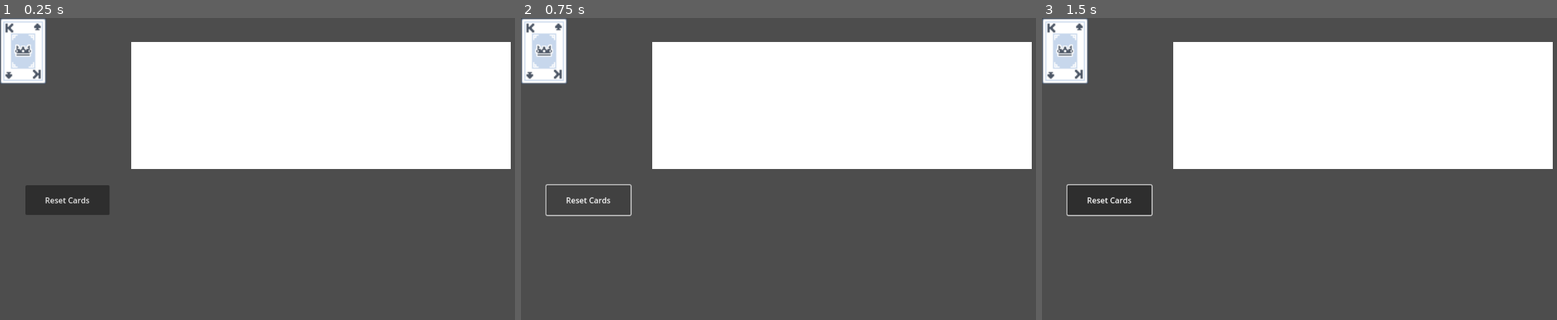
Above: before the commit, frames 1-3 (left to right).
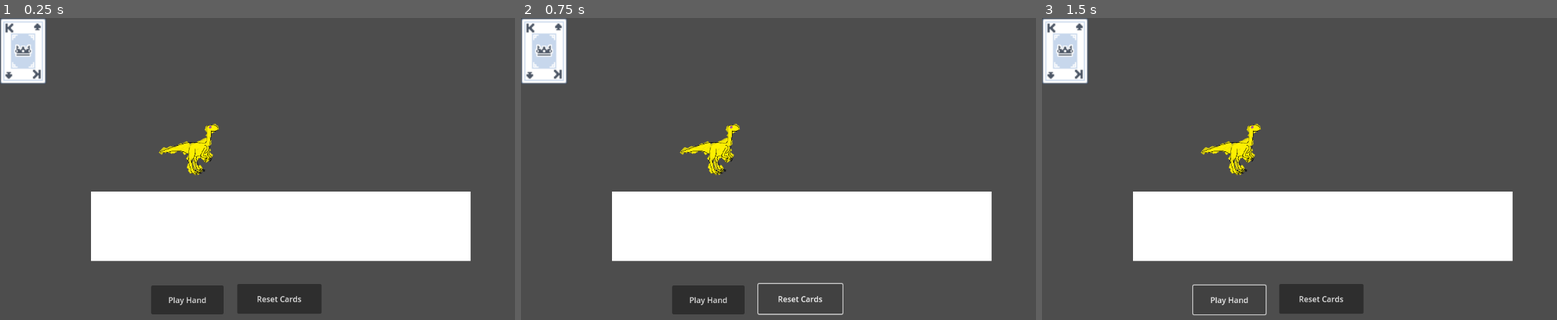
Above: after the commit, the same moments.

Repository: stellarinrin/dinosaur_fighting_card_game
Game: Godot game, scene res://game.tscn
The game is run twice, just before and just after one commit, with the same random seed, the same clock (stepped at 60 frames per second) and the same inputs.
Inputs (mouse positions are in pixels of both pictures, inside the frame that each line leads up to):
- Up to frame 1 (0.25 s): no input
- Up to frame 2 (0.75 s): click "Reset Cards" at 0.5 s
- Up to frame 3 (1.5 s): click (1227, 298) at 1.25 s, where only the run after the commit has a clickable "Play Hand"

The runs differ from the first frame. In frame 1, 52% of the frame differs, in the area x 4-100%, y 7-99%; in frame 2, 50%; in frame 3, 51%.
Error after the commit: Invalid access to property or key 'move_index' on a base object of type 'Nil'. (res://scripts/states/parse_card.gd:10)

Commit message:
Add card submission and one test move animation

Diff:
--- /dev/null
+++ b/dinosaur_fighting_card_game/failure.gd
@@ -0,0 +1,14 @@
+extends GameState
+
+@export var parse_card_state: GameState
+#@export var pause_state: GameState
+
+
+func enter() -> void:
+	pass
+
+func exit() -> void:
+	pass
+
+func process_frame(_delta: float) -> GameState:
+	return null
--- a/dinosaur_fighting_card_game/game.gd
+++ b/dinosaur_fighting_card_game/game.gd
@@ -1,3 +1,23 @@
 extends Node2D
 
 # @export var player_character: Character
+@onready var game_state_controller := $GameStateController
+@onready var combo : Array
+@onready var isHandPlayed : bool = false
+@onready var isAnimationFinished : bool = true
+
+func _ready() -> void:
+	# Initialise the state machine, passing a reference of the player to the states,
+	# that way they can move and react accordingly
+	game_state_controller.init(self)
+	Events.animation_finished.connect(_on_animation_finished.bind())
+
+func _process(delta: float) -> void:
+	game_state_controller.process_frame(delta)
+
+func _on_play_hand_button_down() -> void:
+	combo = %ComboBoxContainer.combo_hand
+	isHandPlayed = true
+
+func _on_animation_finished() -> void:
+	isAnimationFinished = true
--- a/dinosaur_fighting_card_game/game.tscn
+++ b/dinosaur_fighting_card_game/game.tscn
@@ -1,33 +1,66 @@
-[gd_scene load_steps=7 format=3 uid="uid://bd5j326o1s54n"]
+[gd_scene load_steps=14 format=3 uid="uid://bd5j326o1s54n"]
 
 [ext_resource type="PackedScene" uid="uid://bkii041wwh5sn" path="res://scenes/card.tscn" id="1_hygin"]
 [ext_resource type="Script" path="res://game.gd" id="1_n0eis"]
 [ext_resource type="Script" path="res://scripts/game_state_controller.gd" id="2_lqju6"]
 [ext_resource type="Texture2D" uid="uid://h86n1ptol3jq" path="res://assets/card_assets/card_ground_overhead.png" id="3_feb5d"]
 [ext_resource type="Script" path="res://scripts/combo_box.gd" id="3_u4083"]
+[ext_resource type="Script" path="res://scripts/states/player_input.gd" id="3_wjgea"]
+[ext_resource type="Script" path="res://scripts/states/parse_card.gd" id="4_i14vp"]
+[ext_resource type="Script" path="res://pause.gd" id="4_oic87"]
+[ext_resource type="Script" path="res://scripts/states/simulate_attacks.gd" id="5_ehbcw"]
+[ext_resource type="Script" path="res://failure.gd" id="6_i0vdo"]
+[ext_resource type="Script" path="res://scripts/states/success.gd" id="7_avx0k"]
+[ext_resource type="PackedScene" uid="uid://dtbl6tu7720f6" path="res://scenes/player_character.tscn" id="10_eginm"]
 
 [sub_resource type="RectangleShape2D" id="RectangleShape2D_e2o6t"]
-size = Vector2(804, 281)
+size = Vector2(795, 155)
 
 [node name="Game" type="Node2D"]
 y_sort_enabled = true
 script = ExtResource("1_n0eis")
 
-[node name="GameStateController" type="Node2D" parent="."]
+[node name="GameStateController" type="Node" parent="." node_paths=PackedStringArray("starting_state")]
 script = ExtResource("2_lqju6")
+starting_state = NodePath("PlayerInput")
+
+[node name="PlayerInput" type="Node" parent="GameStateController" node_paths=PackedStringArray("parse_card_state")]
+script = ExtResource("3_wjgea")
+parse_card_state = NodePath("../ParseCard")
+
+[node name="Pause" type="Node" parent="GameStateController"]
+script = ExtResource("4_oic87")
+
+[node name="ParseCard" type="Node" parent="GameStateController" node_paths=PackedStringArray("simulate_attacks_state")]
+script = ExtResource("4_i14vp")
+simulate_attacks_state = NodePath("../SimulateAttacks")
+
+[node name="SimulateAttacks" type="Node" parent="GameStateController" node_paths=PackedStringArray("player_input_state", "failure_state", "success_state", "parse_card_state")]
+script = ExtResource("5_ehbcw")
+player_input_state = NodePath("../PlayerInput")
+failure_state = NodePath("../Failure")
+success_state = NodePath("../Success")
+parse_card_state = NodePath("../ParseCard")
+
+[node name="Failure" type="Node" parent="GameStateController"]
+script = ExtResource("6_i0vdo")
+
+[node name="Success" type="Node" parent="GameStateController"]
+script = ExtResource("7_avx0k")
 
 [node name="ComboBox" type="CanvasLayer" parent="."]
 layer = -1
 
 [node name="ColorRect" type="ColorRect" parent="ComboBox"]
 y_sort_enabled = true
-offset_left = 268.0
-offset_top = 49.0
-offset_right = 1044.0
-offset_bottom = 309.0
+offset_left = 186.0
+offset_top = 355.0
+offset_right = 962.0
+offset_bottom = 497.0
 size_flags_horizontal = 3
 
-[node name="HBoxContainer" type="HBoxContainer" parent="ComboBox/ColorRect"]
+[node name="ComboBoxContainer" type="HBoxContainer" parent="ComboBox/ColorRect"]
+unique_name_in_owner = true
 y_sort_enabled = true
 layout_mode = 1
 anchors_preset = 15
@@ -38,13 +71,13 @@
 alignment = 1
 script = ExtResource("3_u4083")
 
-[node name="Area2D" type="Area2D" parent="ComboBox/ColorRect"]
+[node name="ComboBoxArea" type="Area2D" parent="ComboBox/ColorRect"]
 y_sort_enabled = true
 monitorable = false
 
-[node name="CollisionShape2D" type="CollisionShape2D" parent="ComboBox/ColorRect/Area2D"]
+[node name="CollisionShape2D" type="CollisionShape2D" parent="ComboBox/ColorRect/ComboBoxArea"]
 y_sort_enabled = true
-position = Vector2(392, 130.5)
+position = Vector2(387.5, 71.5)
 shape = SubResource("RectangleShape2D_e2o6t")
 
 [node name="UI" type="CanvasLayer" parent="."]
@@ -59,22 +92,34 @@
 color = Color(0, 0, 0, 0.215686)
 
 [node name="ResetCards" type="Button" parent="UI"]
-offset_left = 52.0
-offset_top = 342.0
-offset_right = 224.0
-offset_bottom = 403.0
+offset_left = 485.0
+offset_top = 544.0
+offset_right = 657.0
+offset_bottom = 605.0
 text = "Reset Cards"
 
-[node name="GameScreen" type="Node2D" parent="."]
+[node name="PlayHand" type="Button" parent="UI"]
+offset_left = 309.0
+offset_top = 547.0
+offset_right = 457.0
+offset_bottom = 606.0
+text = "Play Hand"
 
-[node name="PlayerCharacter*" type="Node2D" parent="GameScreen"]
+[node name="Stage" type="Node2D" parent="."]
+
+[node name="PlayerCharacter" parent="Stage" instance=ExtResource("10_eginm")]
+position = Vector2(386, 269)
 
 [node name="Card" parent="." instance=ExtResource("1_hygin")]
+move_index = 1
 
 [node name="Card2" parent="." instance=ExtResource("1_hygin")]
 card_texture = ExtResource("3_feb5d")
+move_index = 1
 
 [node name="Card3" parent="." instance=ExtResource("1_hygin")]
+move_index = 1
 
-[connection signal="area_entered" from="ComboBox/ColorRect/Area2D" to="ComboBox/ColorRect/HBoxContainer" method="_on_area_2d_area_entered"]
-[connection signal="button_down" from="UI/ResetCards" to="ComboBox/ColorRect/HBoxContainer" method="_on_reset_cards_button_down"]
+[connection signal="area_entered" from="ComboBox/ColorRect/ComboBoxArea" to="ComboBox/ColorRect/ComboBoxContainer" method="_on_combo_box_area_entered"]
+[connection signal="button_down" from="UI/ResetCards" to="ComboBox/ColorRect/ComboBoxContainer" method="_on_reset_cards_button_down"]
+[connection signal="button_down" from="UI/PlayHand" to="." method="_on_play_hand_button_down"]
--- /dev/null
+++ b/dinosaur_fighting_card_game/pause.gd
@@ -0,0 +1,14 @@
+extends GameState
+
+@export var parse_card_state: GameState
+#@export var pause_state: GameState
+
+
+func enter() -> void:
+	pass
+
+func exit() -> void:
+	pass
+
+func process_frame(_delta: float) -> GameState:
+	return null
--- a/dinosaur_fighting_card_game/project.godot
+++ b/dinosaur_fighting_card_game/project.godot
@@ -18,6 +18,7 @@
 [autoload]
 
 MouseBrain="*res://scripts/mouse_brain.gd"
+Events="*res://scripts/Events.gd"
 
 [dotnet]
 
--- a/dinosaur_fighting_card_game/scenes/card.tscn
+++ b/dinosaur_fighting_card_game/scenes/card.tscn
@@ -1,7 +1,8 @@
-[gd_scene load_steps=4 format=3 uid="uid://bkii041wwh5sn"]
+[gd_scene load_steps=5 format=3 uid="uid://bkii041wwh5sn"]
 
 [ext_resource type="Texture2D" uid="uid://h0gtmhoucvgh" path="res://assets/card_assets/card_ground_standing.png" id="1_grwcn"]
 [ext_resource type="Script" path="res://scripts/card.gd" id="1_tvcam"]
+[ext_resource type="Resource" uid="uid://cy088d5m4asxl" path="res://resources/standing_mid.tres" id="3_1ggeu"]
 
 [sub_resource type="RectangleShape2D" id="RectangleShape2D_6u4wf"]
 size = Vector2(29.5, 22.5)
@@ -14,6 +15,8 @@
 offset_right = 94.0
 offset_bottom = 136.0
 script = ExtResource("1_tvcam")
+card_texture = ExtResource("1_grwcn")
+move_attributes = ExtResource("3_1ggeu")
 
 [node name="Sprite2D" type="Sprite2D" parent="."]
 y_sort_enabled = true
--- /dev/null
+++ b/dinosaur_fighting_card_game/scenes/player_character.gd
@@ -0,0 +1,12 @@
+extends CharacterBody2D
+func _ready() -> void:
+	Events.parsed_card.connect(_on_parsed_card.bind())
+
+func _on_parsed_card(index: int, attributes: MoveAttributes) -> void:
+	match index:
+		1:
+			%PlayerAnimation.play("5A")
+
+
+func _on_player_animation_finished(anim_name: StringName) -> void:
+	Events.animation_finished.emit()
--- /dev/null
+++ b/dinosaur_fighting_card_game/scenes/player_character.tscn
@@ -0,0 +1,162 @@
+[gd_scene load_steps=8 format=3 uid="uid://dtbl6tu7720f6"]
+
+[ext_resource type="Texture2D" uid="uid://lfgrhc4eeh12" path="res://assets/character-dinosaur-test-standing.png" id="1_efknm"]
+[ext_resource type="Script" path="res://scenes/player_character.gd" id="1_oee74"]
+
+[sub_resource type="Animation" id="Animation_6qpy7"]
+resource_name = "idle"
+
+[sub_resource type="Animation" id="Animation_pa63f"]
+resource_name = "5A"
+length = 0.5
+tracks/0/type = "value"
+tracks/0/imported = false
+tracks/0/enabled = true
+tracks/0/path = NodePath("Sprite2D:position")
+tracks/0/interp = 1
+tracks/0/loop_wrap = true
+tracks/0/keys = {
+"times": PackedFloat32Array(0, 0.133333, 0.233333, 0.5),
+"transitions": PackedFloat32Array(1, 1, 1, 1),
+"update": 0,
+"values": [Vector2(0, 0), Vector2(20, 0), Vector2(20, 0), Vector2(0, 0)]
+}
+tracks/1/type = "value"
+tracks/1/imported = false
+tracks/1/enabled = true
+tracks/1/path = NodePath("Sprite2D:scale")
+tracks/1/interp = 2
+tracks/1/loop_wrap = true
+tracks/1/keys = {
+"times": PackedFloat32Array(0, 0.133333, 0.233333, 0.5),
+"transitions": PackedFloat32Array(1, 1, 1, 1),
+"update": 0,
+"values": [Vector2(0.25, 0.25), Vector2(-0.25, 0.25), Vector2(-0.25, 0.25), Vector2(0.25, 0.25)]
+}
+tracks/2/type = "value"
+tracks/2/imported = false
+tracks/2/enabled = true
+tracks/2/path = NodePath("Sprite2D:skew")
+tracks/2/interp = 2
+tracks/2/loop_wrap = true
+tracks/2/keys = {
+"times": PackedFloat32Array(0, 0.133333, 0.233333, 0.5),
+"transitions": PackedFloat32Array(1, 1, 1, 1),
+"update": 0,
+"values": [0.0, -0.26529, -0.26529, 0.0]
+}
+tracks/3/type = "value"
+tracks/3/imported = false
+tracks/3/enabled = true
+tracks/3/path = NodePath("CollisionShape2D:position")
+tracks/3/interp = 1
+tracks/3/loop_wrap = true
+tracks/3/keys = {
+"times": PackedFloat32Array(0, 0.133333, 0.233333, 0.5),
+"transitions": PackedFloat32Array(1, 1, 1, 1),
+"update": 0,
+"values": [Vector2(0, 0), Vector2(20, 0), Vector2(20, 0), Vector2(0, 0)]
+}
+tracks/4/type = "value"
+tracks/4/imported = false
+tracks/4/enabled = true
+tracks/4/path = NodePath("CollisionShape2D:scale")
+tracks/4/interp = 1
+tracks/4/loop_wrap = true
+tracks/4/keys = {
+"times": PackedFloat32Array(0),
+"transitions": PackedFloat32Array(1),
+"update": 0,
+"values": [Vector2(1, 1)]
+}
+
+[sub_resource type="Animation" id="Animation_i31wq"]
+length = 0.001
+tracks/0/type = "value"
+tracks/0/imported = false
+tracks/0/enabled = true
+tracks/0/path = NodePath("Sprite2D:position")
+tracks/0/interp = 1
+tracks/0/loop_wrap = true
+tracks/0/keys = {
+"times": PackedFloat32Array(0),
+"transitions": PackedFloat32Array(1),
+"update": 0,
+"values": [Vector2(0, 0)]
+}
+tracks/1/type = "value"
+tracks/1/imported = false
+tracks/1/enabled = true
+tracks/1/path = NodePath("Sprite2D:scale")
+tracks/1/interp = 1
+tracks/1/loop_wrap = true
+tracks/1/keys = {
+"times": PackedFloat32Array(0),
+"transitions": PackedFloat32Array(1),
+"update": 0,
+"values": [Vector2(0.25, 0.25)]
+}
+tracks/2/type = "value"
+tracks/2/imported = false
+tracks/2/enabled = true
+tracks/2/path = NodePath("Sprite2D:skew")
+tracks/2/interp = 1
+tracks/2/loop_wrap = true
+tracks/2/keys = {
+"times": PackedFloat32Array(0),
+"transitions": PackedFloat32Array(1),
+"update": 0,
+"values": [0.0]
+}
+tracks/3/type = "value"
+tracks/3/imported = false
+tracks/3/enabled = true
+tracks/3/path = NodePath("CollisionShape2D:position")
+tracks/3/interp = 1
+tracks/3/loop_wrap = true
+tracks/3/keys = {
+"times": PackedFloat32Array(0),
+"transitions": PackedFloat32Array(1),
+"update": 0,
+"values": [Vector2(0, 0)]
+}
+tracks/4/type = "value"
+tracks/4/imported = false
+tracks/4/enabled = true
+tracks/4/path = NodePath("CollisionShape2D:scale")
+tracks/4/interp = 1
+tracks/4/loop_wrap = true
+tracks/4/keys = {
+"times": PackedFloat32Array(0),
+"transitions": PackedFloat32Array(1),
+"update": 0,
+"values": [Vector2(1, 1)]
+}
+
+[sub_resource type="AnimationLibrary" id="AnimationLibrary_os6p6"]
+_data = {
+"5A": SubResource("Animation_pa63f"),
+"RESET": SubResource("Animation_i31wq"),
+"idle": SubResource("Animation_6qpy7")
+}
+
+[sub_resource type="RectangleShape2D" id="RectangleShape2D_i8qn0"]
+size = Vector2(118, 102)
+
+[node name="PlayerCharacter" type="CharacterBody2D"]
+script = ExtResource("1_oee74")
+
+[node name="Sprite2D" type="Sprite2D" parent="."]
+scale = Vector2(0.25, 0.25)
+texture = ExtResource("1_efknm")
+
+[node name="PlayerAnimation" type="AnimationPlayer" parent="."]
+unique_name_in_owner = true
+libraries = {
+"": SubResource("AnimationLibrary_os6p6")
+}
+
+[node name="CollisionShape2D" type="CollisionShape2D" parent="."]
+shape = SubResource("RectangleShape2D_i8qn0")
+
+[connection signal="animation_finished" from="PlayerAnimation" to="." method="_on_player_animation_finished"]
--- /dev/null
+++ b/dinosaur_fighting_card_game/scripts/Events.gd
@@ -0,0 +1,3 @@
+extends Node
+signal parsed_card(index: int, attributes: MoveAttributes)
+signal animation_finished()
--- a/dinosaur_fighting_card_game/scripts/card.gd
+++ b/dinosaur_fighting_card_game/scripts/card.gd
@@ -1,7 +1,8 @@
 extends Control
 
 @export var card_texture: Texture2D
-@export var move_index: int
+@export var move_index : int
+@export var move_attributes : MoveAttributes
 var mouse_in: bool = false
 var is_dragging: bool = false
 
--- a/dinosaur_fighting_card_game/scripts/combo_box.gd
+++ b/dinosaur_fighting_card_game/scripts/combo_box.gd
@@ -1,10 +1,11 @@
 extends HBoxContainer
 
 @onready var game = get_tree().root
-var combo: Array
+var combo_hand: Array
+
 # Called when the node enters the scene tree for the first time.
 func _ready() -> void:
-	pass # Replace with function body.
+	Events.parsed_card.connect(_on_parsed_card.bind())
 
 
 # Called every frame. 'delta' is the elapsed time since the previous frame.
@@ -13,17 +14,17 @@
 		get_child(0)._set_rotation(0)
 	queue_sort()
 
-func _on_area_2d_area_entered(area: Area2D) -> void:
+func _on_combo_box_area_entered(area: Area2D) -> void:
 	var card_node = area.get_parent()
 	card_node.reparent(self)
-
-func _parse_cards() -> void:
-	combo = get_children()
-
-
+	combo_hand = get_children()
 
 func _on_reset_cards_button_down() -> void:
 	var hand = get_children()
 	for card in hand:
 		card.reparent(game)
-		card.position = Vector2(0,0)
+		card.position = Vector2(0,0) #Reset Deck Position
+
+
+func _on_parsed_card(index: int, attributes: MoveAttributes) -> void:
+	remove_child(get_children().front())
--- /dev/null
+++ b/dinosaur_fighting_card_game/scripts/game_state.gd
@@ -0,0 +1,14 @@
+class_name GameState
+extends Node
+
+## Hold a reference to the parent so that it can be controlled by the state
+var parent: Node2D
+
+func enter() -> void:
+	pass #parent.animations.play(animation_name)
+
+func exit() -> void:
+	pass
+
+func process_frame(_delta: float) -> GameState:
+	return null
--- a/dinosaur_fighting_card_game/scripts/game_state_controller.gd
+++ b/dinosaur_fighting_card_game/scripts/game_state_controller.gd
@@ -1,40 +1,29 @@
-class_name GameStateController extends Node2D
+extends Node
 
-enum GameState {
-	PLAYER_TURN,
-	PLAYER_ACTION,
-	#ENEMY_TURN,
-	ENEMY_ACTION,
-	FAILURE,
-	SUCCESS
-}
+@export var starting_state: GameState
+var current_state: GameState
 
-@onready var current_state: GameState = GameState.PLAYER_TURN
+## Initialise the state machine by giving each child state a reference to the
+## parent object it belongs to and enter the default starting_state
+func init(parent: Node2D) -> void:
+	for child in get_children():
+		child.parent = parent
 
-func transition(next_state: GameState):
+	## Initialise to the default state
+	change_state(starting_state)
 
-	match current_state:
-		GameState.PLAYER_TURN:
-			pass
-		GameState.PLAYER_ACTION:
-			pass
-		GameState.ENEMY_ACTION:
-			pass
-		GameState.FAILURE:
-			pass
-		GameState.SUCCESS:
-			pass
+## Change to the new state by first calling any exit logic on the current state
+func change_state(new_state: GameState) -> void:
+	if current_state:
+		current_state.exit()
 
-	current_state = next_state
+	current_state = new_state
+	current_state.enter()
 
-	match current_state:
-		GameState.PLAYER_TURN:
-			pass
-		GameState.PLAYER_ACTION:
-			pass
-		GameState.ENEMY_ACTION:
-			pass
-		GameState.FAILURE:
-			pass
-		GameState.SUCCESS:
-			pass
+## Pass through functions for the Player to call,
+## handling state changes as needed.
+
+func process_frame(delta: float) -> void:
+	var new_state = current_state.process_frame(delta)
+	if new_state:
+		change_state(new_state)
--- /dev/null
+++ b/dinosaur_fighting_card_game/scripts/states/parse_card.gd
@@ -0,0 +1,17 @@
+extends GameState
+
+@export var simulate_attacks_state: GameState
+#@export var pause_state: GameState
+@onready var card_reference: Control
+
+
+func enter() -> void:
+	card_reference = parent.combo.pop_front()
+	Events.parsed_card.emit(card_reference.move_index, card_reference.move_attributes)
+	parent.isAnimationFinished = false
+
+func exit() -> void:
+	pass
+
+func process_frame(_delta: float) -> GameState:
+	return simulate_attacks_state
--- /dev/null
+++ b/dinosaur_fighting_card_game/scripts/states/player_input.gd
@@ -0,0 +1,15 @@
+extends GameState
+
+@export var parse_card_state: GameState
+
+
+func enter() -> void:
+	pass #instantiate new cards?
+
+func exit() -> void:
+	pass
+
+func process_frame(_delta: float) -> GameState:
+	if parent.isHandPlayed:
+		return parse_card_state
+	return null
--- /dev/null
+++ b/dinosaur_fighting_card_game/scripts/states/simulate_attacks.gd
@@ -0,0 +1,22 @@
+extends GameState
+
+@export var player_input_state: GameState
+@export var failure_state: GameState
+@export var success_state: GameState
+@export var parse_card_state: GameState
+#@export var pause_state: GameState
+
+
+func enter() -> void:
+	pass
+
+func exit() -> void:
+	pass
+
+func process_frame(_delta: float) -> GameState:
+	if not parent.combo:
+		parent.isHandPlayed = false
+		return player_input_state
+	if parent.isAnimationFinished:
+		return parse_card_state
+	return null
--- /dev/null
+++ b/dinosaur_fighting_card_game/scripts/states/success.gd
@@ -0,0 +1,14 @@
+extends GameState
+
+@export var parse_card_state: GameState
+#@export var pause_state: GameState
+
+
+func enter() -> void:
+	pass
+
+func exit() -> void:
+	pass
+
+func process_frame(_delta: float) -> GameState:
+	return null
Binary file added: dinosaur_fighting_card_game/assets/character-dinosaur-test-crouching.png
Not shown, added: dinosaur_fighting_card_game/assets/character-dinosaur-test-crouching.png.import
Binary file added: dinosaur_fighting_card_game/assets/character-dinosaur-test-standing.png
Not shown, added: dinosaur_fighting_card_game/assets/character-dinosaur-test-standing.png.import
Binary file added: dinosaur_fighting_card_game/assets/character-dinosaur-test.gif
Binary file added: dinosaur_fighting_card_game/assets/dinogif/frame0000.png
Not shown, added: dinosaur_fighting_card_game/assets/dinogif/frame0000.png.import
Binary file added: dinosaur_fighting_card_game/assets/dinogif/frame0001.png
Not shown, added: dinosaur_fighting_card_game/assets/dinogif/frame0001.png.import
Binary file added: dinosaur_fighting_card_game/assets/dinogif/frame0002.png
Not shown, added: dinosaur_fighting_card_game/assets/dinogif/frame0002.png.import
Binary file added: dinosaur_fighting_card_game/assets/dinogif/frame0003.png
(and 118 more such lines)
